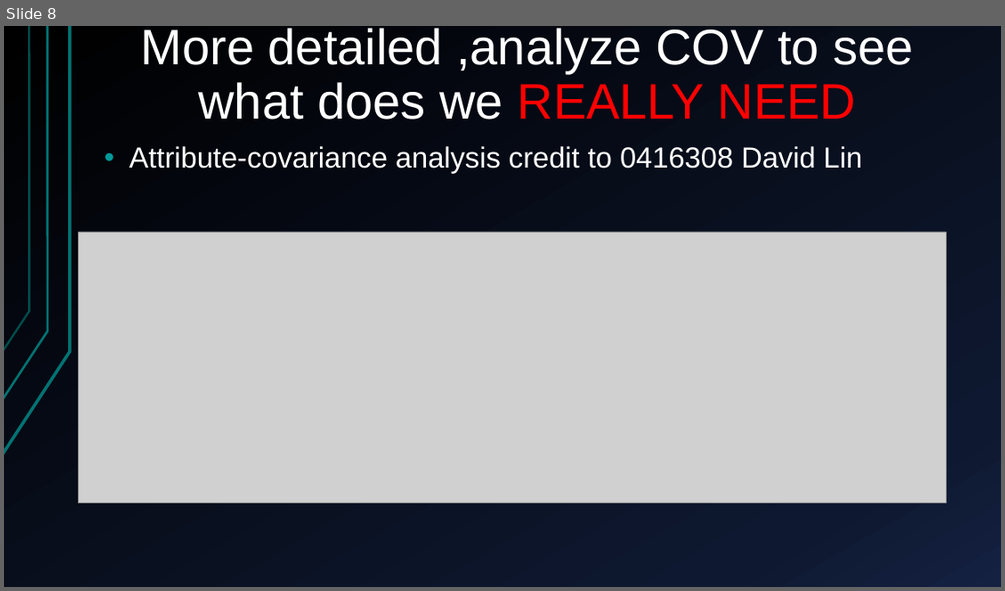
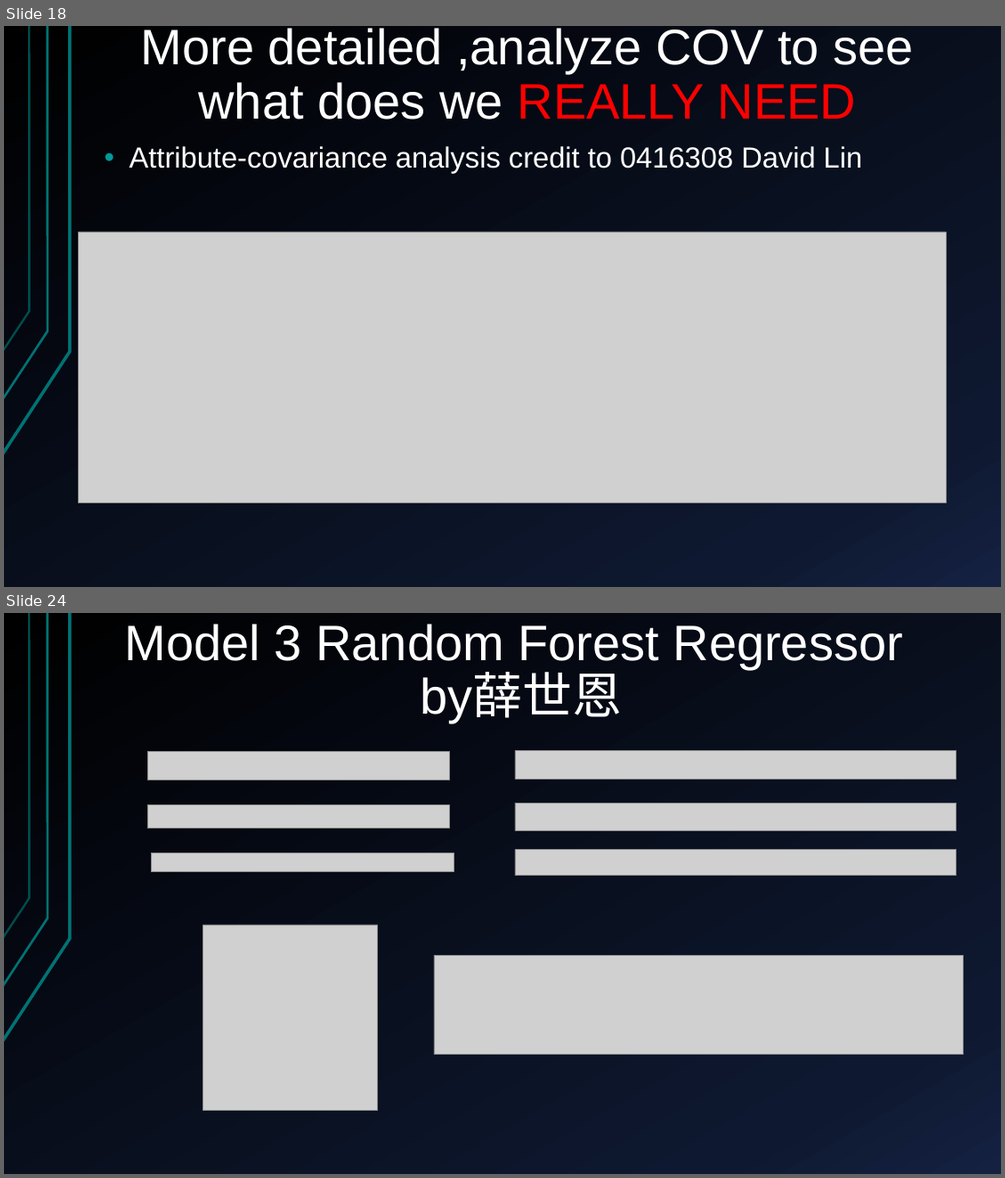
Before and after one commit to Alfons0329/Machine_Learning_Fall_2017, a slide deck: Final_proj/Presentation.pptx. Shown one above the other, each under a label of ours: slide 8 before the commit, slides 18 and 24 after it; the slides between them are not shown. The pictures are 1005x591 and 1005x1178 pixels, drawn with LibreOffice and Linux fonts; fonts in the diff are those of the drawing; grey boxes stand for pictures. Boxes give left, top, right and bottom in pixels: in the first picture for what was removed or moved away, otherwise in the second. Text is boxed around its words. In the diff, an @@ line names an element or a change of style, - is before the commit and + after.

```diff
--- a/Final_proj/Presentation.pptx
+++ b/Final_proj/Presentation.pptx
@@ slide 24 added at [4,613,1001,1174], background gradient #000000 to #0F1931 to #142242; not listed: 3 template elements that a slide beside it also shows @@
@@ title added at [125,624,903,722], 48 pt, text #FFFFFF @@
+Model 3 Random Forest Regressor
+by薛世恩
@@ picture added at [147,751,450,779] @@
@@ picture added at [515,751,956,779] @@
@@ picture added at [147,805,450,828] @@
@@ picture added at [515,803,956,831] @@
@@ picture added at [515,850,956,876] @@
@@ picture added at [152,853,453,872] @@
@@ picture added at [202,925,377,1111] @@
@@ picture added at [434,956,963,1054] @@
@@ what was slide 8 is now slide 18 @@
```
Also in this commit, not shown: 10 slides changed, 15 other slides added, 3 slides removed, 5 other files.
